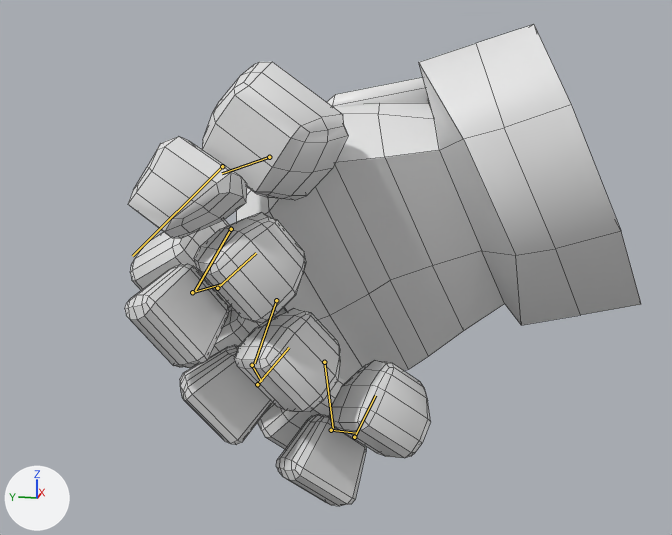
An edit to the FBX model blendFiles/Chara/FBX/SMSH_RIG_Hand_Character.fbx, drawn before and after from the same camera.
One viewpoint serves both versions: a 50 mm lens placed at (-0.343, -0.171, 0.122), pointed at (0.048, -0.093, 0.024). Arrows for +X, +Y and +Z are at lower left; the lights stay in place. The older version comes first. Both versions are drawn at frame 1 of the action 'Hand|additive_run'; the numbers are the values there. The bones that change are drawn over the model as lines. Mesh edges are drawn as thin lines.

Objects in the first picture: 'msh_hand_character'.
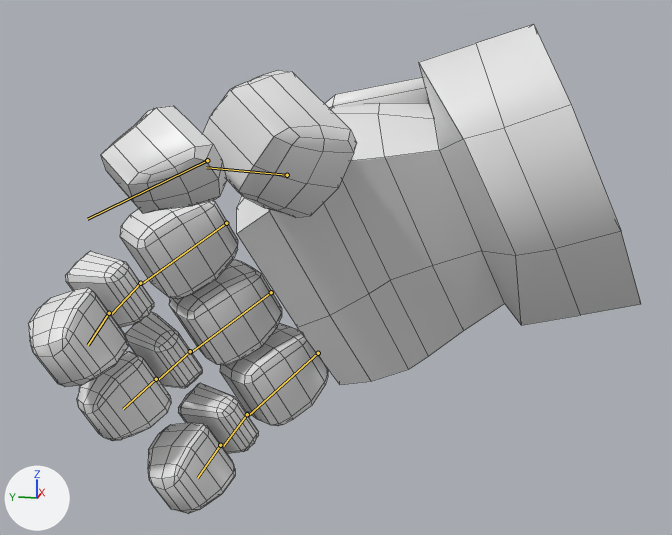
What changed in the scene script:
```text
Change bone_thumb_01:
    where bone_thumb_01 = bpy.data.objects['Hand'].pose.bones['Thumb_01']  # child of 'Hand'
    bone_thumb_01.location: (0.0, 0.0, 0.0) -> (-0.0187, -0.0063, 0.0033)
    bone_thumb_01.rotation_quaternion: (0.562, 0.411, -0.639, 0.327) -> (0.604, 0.29, -0.709, 0.221)  # degrees (-16, -99, 79) -> degrees (-12, -100, 55)
Change bone_thumb_02:
    where bone_thumb_02 = bpy.data.objects['Hand'].pose.bones['Thumb_02']  # child of 'Thumb_01'
    bone_thumb_02.rotation_quaternion: (0.844, 0.0, 0.0, 0.536) -> (0.924, 0.0, 0.0, 0.382)  # degrees (0, 0, 65) -> degrees (0, 0, 45)
Change bone_finger01_01:
    where bone_finger01_01 = bpy.data.objects['Hand'].pose.bones['Finger01.01']  # child of 'Hand'
    bone_finger01_01.location: (0.0, 0.0, 0.0) -> (0.0131, 0.0027, -0.0018)
    bone_finger01_01.rotation_quaternion: (0.822, -0.048, 0.097, 0.559) -> (0.979, 0.002, -0.012, 0.202)  # degrees (2, 12, 69) -> degrees (0, -1, 23)
Change bone_finger01_02:
    where bone_finger01_02 = bpy.data.objects['Hand'].pose.bones['Finger01.02']  # child of 'Finger01.01'
    bone_finger01_02.rotation_quaternion: (0.826, 0.0, 0.0, 0.564) -> (0.979, 0.0, 0.0, 0.202)  # degrees (0, 0, 69) -> degrees (0, 0, 23)
Change bone_finger01_03:
    where bone_finger01_03 = bpy.data.objects['Hand'].pose.bones['Finger01.03']  # child of 'Finger01.02'
    bone_finger01_03.rotation_quaternion: (0.826, 0.0, 0.0, 0.564) -> (0.979, 0.0, 0.0, 0.202)  # degrees (0, 0, 69) -> degrees (0, 0, 23)
Change bone_finger02_01:
    where bone_finger02_01 = bpy.data.objects['Hand'].pose.bones['Finger02.01']  # child of 'Hand'
    bone_finger02_01.location: (0.0, 0.0, 0.0) -> (0.0131, 0.0027, -0.0018)
    bone_finger02_01.rotation_quaternion: (0.797, -0.056, 0.103, 0.593) -> (0.98, 0.0, 0.0, 0.199)  # degrees (2, 13, 73) -> degrees (0, 0, 23)
Change bone_finger02_02:
    where bone_finger02_02 = bpy.data.objects['Hand'].pose.bones['Finger02.02']  # child of 'Finger02.01'
    bone_finger02_02.rotation_quaternion: (0.967, 0.0, 0.0, 0.255) -> (0.997, 0.0, 0.0, 0.08)  # degrees (0, 0, 29) -> degrees (0, 0, 9)
Change bone_finger02_03:
    where bone_finger02_03 = bpy.data.objects['Hand'].pose.bones['Finger02.03']  # child of 'Finger02.02'
    bone_finger02_03.rotation_quaternion: (0.534, 0.0, 0.0, 0.846) -> (0.998, 0.0, 0.0, 0.069)  # degrees (0, 0, 115) -> degrees (0, 0, 8)
Change bone_finger03_01:
    where bone_finger03_01 = bpy.data.objects['Hand'].pose.bones['Finger03.01']  # child of 'Hand'
    bone_finger03_01.location: (0.0, 0.0, 0.0) -> (0.0131, 0.0027, -0.0018)
    bone_finger03_01.rotation_quaternion: (0.727, -0.155, 0.12, 0.658) -> (0.966, 0.0, 0.0, 0.26)  # degrees (-4, 22, 84) -> degrees (0, 0, 30)
Change bone_finger03_02:
    where bone_finger03_02 = bpy.data.objects['Hand'].pose.bones['Finger03.02']  # child of 'Finger03.01'
    bone_finger03_02.rotation_quaternion: (0.925, 0.0, 0.0, 0.38) -> (0.99, 0.0, 0.0, 0.14)  # degrees (0, 0, 45) -> degrees (0, 0, 16)
Change bone_finger03_03:
    where bone_finger03_03 = bpy.data.objects['Hand'].pose.bones['Finger03.03']  # child of 'Finger03.02'
    bone_finger03_03.rotation_quaternion: (0.697, 0.0, 0.0, 0.717) -> (0.995, 0.0, 0.0, 0.1)  # degrees (0, 0, 92) -> degrees (0, 0, 11)
```

What differs and where, as boxes [x1, y1, x2, y2] in the pictures (672 x 535 px):
'msh_hand_character', posed (19% wider)
    before: [125, 24, 641, 506]
    after: [28, 24, 641, 514]
bone 'Thumb_01', root to tip
    before: (269, 157) to (222, 173)
    after: (287, 175) to (206, 167)
bone 'Thumb_02', root to tip
    before: (222, 166) to (132, 256)
    after: (207, 160) to (87, 219)
bone 'Finger01.01', root to tip
    before: (231, 229) to (195, 291)
    after: (226, 223) to (141, 284)
bone 'Finger01.02', root to tip
    before: (192, 292) to (220, 284)
    after: (140, 283) to (112, 313)
bone 'Finger01.03', root to tip
    before: (217, 288) to (256, 253)
    after: (109, 313) to (88, 345)
bone 'Finger02.01', root to tip
    before: (276, 300) to (254, 363)
    after: (271, 292) to (191, 352)
bone 'Finger02.02', root to tip
    before: (252, 365) to (261, 381)
    after: (190, 351) to (158, 380)
bone 'Finger02.03', root to tip
    before: (257, 384) to (289, 347)
    after: (156, 379) to (123, 409)
bone 'Finger03.01', root to tip
    before: (324, 362) to (333, 428)
    after: (318, 353) to (248, 415)
bone 'Finger03.02', root to tip
    before: (331, 430) to (356, 433)
    after: (247, 414) to (223, 446)
bone 'Finger03.03', root to tip
    before: (354, 437) to (375, 395)
    after: (220, 445) to (197, 478)
